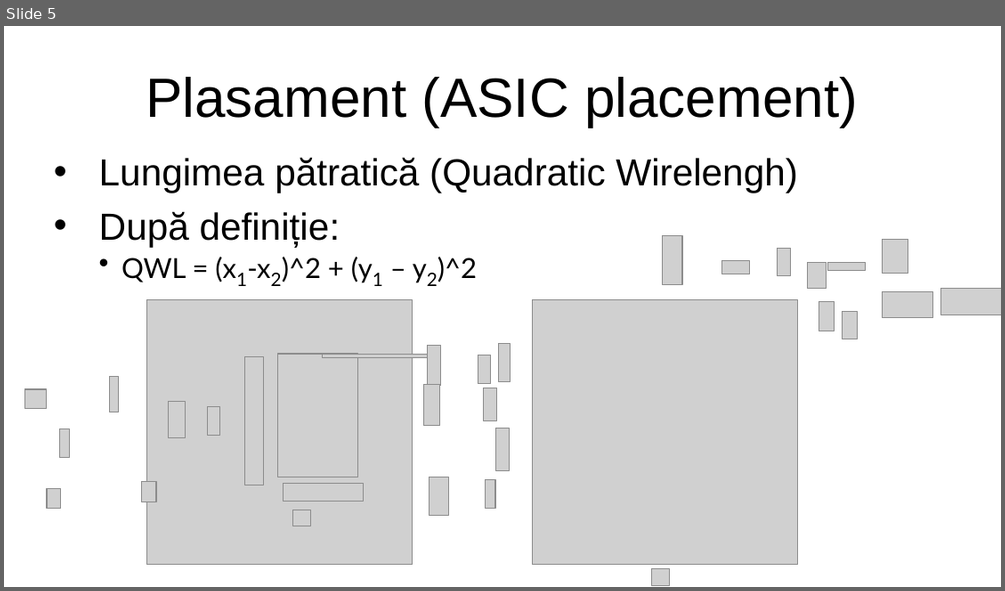
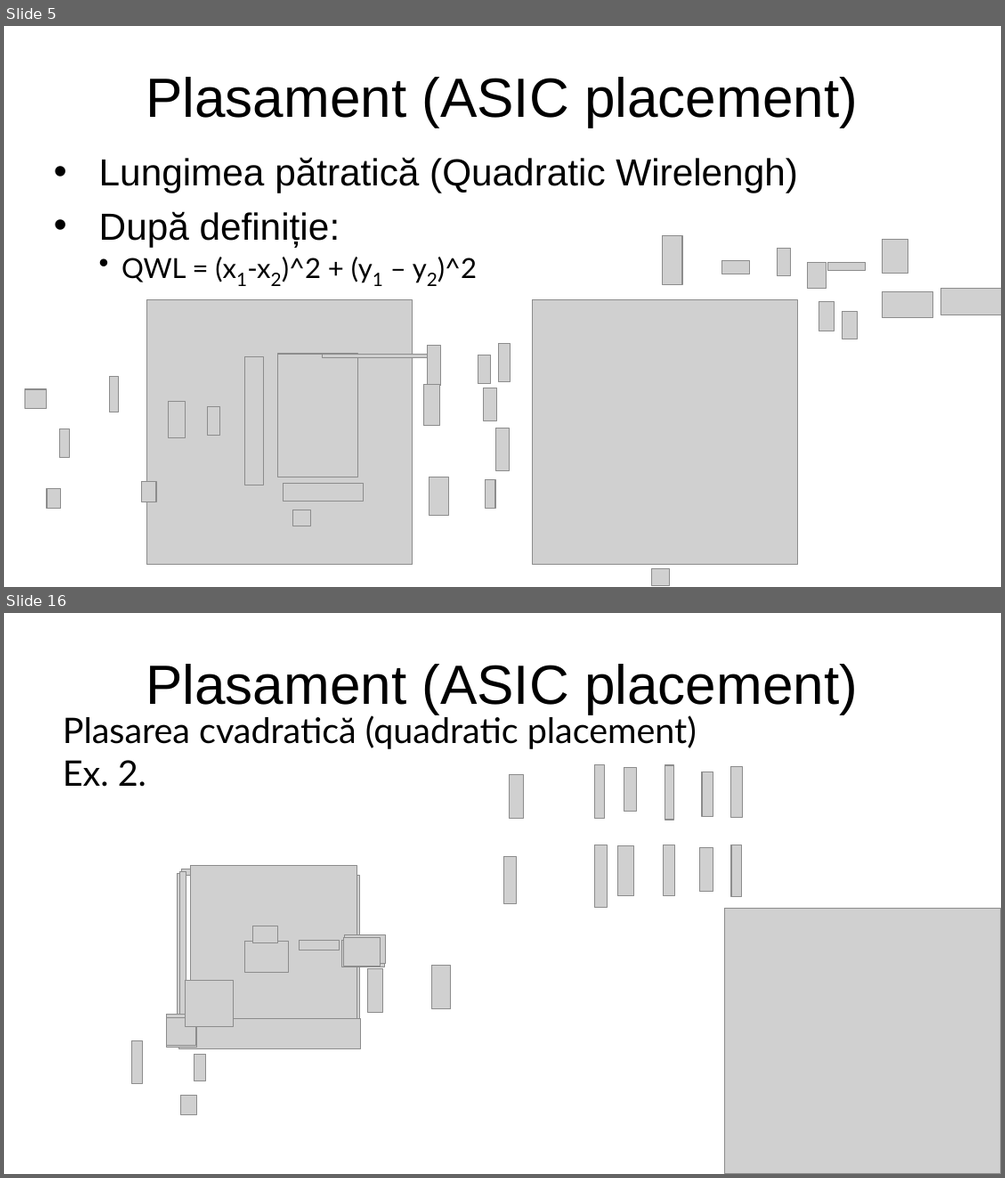
Before and after one commit to botondkirei/Suport_HDL, a slide deck: Curs_5_Plasarea/Placement.odp. Shown one above the other, each under a label of ours: slide 5 before the commit, slides 5 and 16 after it; the slides between them are not shown. The pictures are 1005x591 and 1005x1178 pixels, drawn with LibreOffice and Linux fonts; fonts in the diff are those of the drawing; grey boxes stand for pictures; background and template pictures are left out. Boxes give left, top, right and bottom in pixels: in the first picture for what was removed or moved away, otherwise in the second. Text is boxed around its words. In the diff, an @@ line names an element or a change of style, - is before the commit and + after.

```diff
--- a/Curs_5_Plasarea/Placement.odp
+++ b/Curs_5_Plasarea/Placement.odp
@@ slide 16 added at <box>4,613,1001,1174</box>, background #FFFFFF @@
@@ title added at <box>146,664,858,714</box>, 44 pt, text #000000 @@
+Plasament (ASIC placement)
@@ text added at <box>63,713,696,787</box>, 28 pt, text #000000 @@
+Plasarea cvadratică (quadratic placement)
+Ex. 2.
@@ picture added at <box>595,765,605,819</box> @@
@@ picture added at <box>623,767,636,811</box> @@
@@ picture added at <box>665,765,674,819</box> @@
@@ picture added at <box>703,771,714,816</box> @@
@@ picture added at <box>731,767,743,817</box> @@
@@ picture added at <box>510,775,524,818</box> @@
@@ group added at <box>595,844,741,907</box>: 5 pictures @@
@@ picture added at <box>177,874,181,1024</box> @@
@@ picture added at <box>504,856,517,903</box> @@
@@ picture added at <box>252,926,278,943</box> @@
@@ picture added at <box>724,908,1001,1174</box> @@
@@ picture added at <box>194,1054,206,1081</box> @@
@@ group added at <box>132,866,451,1115</box>: 19 pictures @@
```
Also in this commit, not shown: 8 slides changed, 7 other slides added, 1 slide removed, 1 other file.
